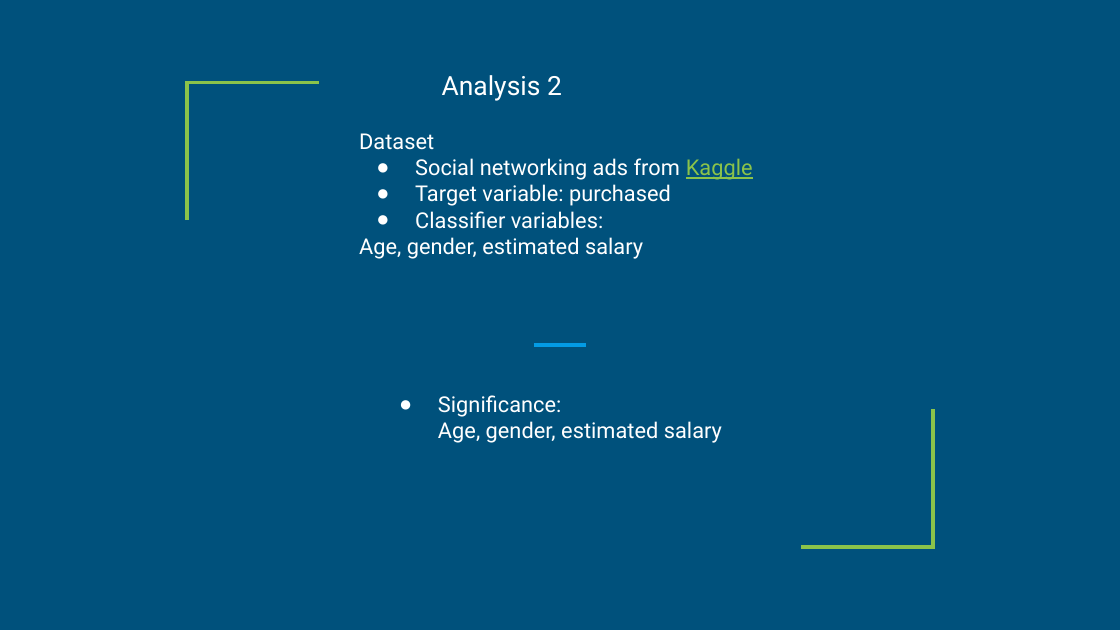
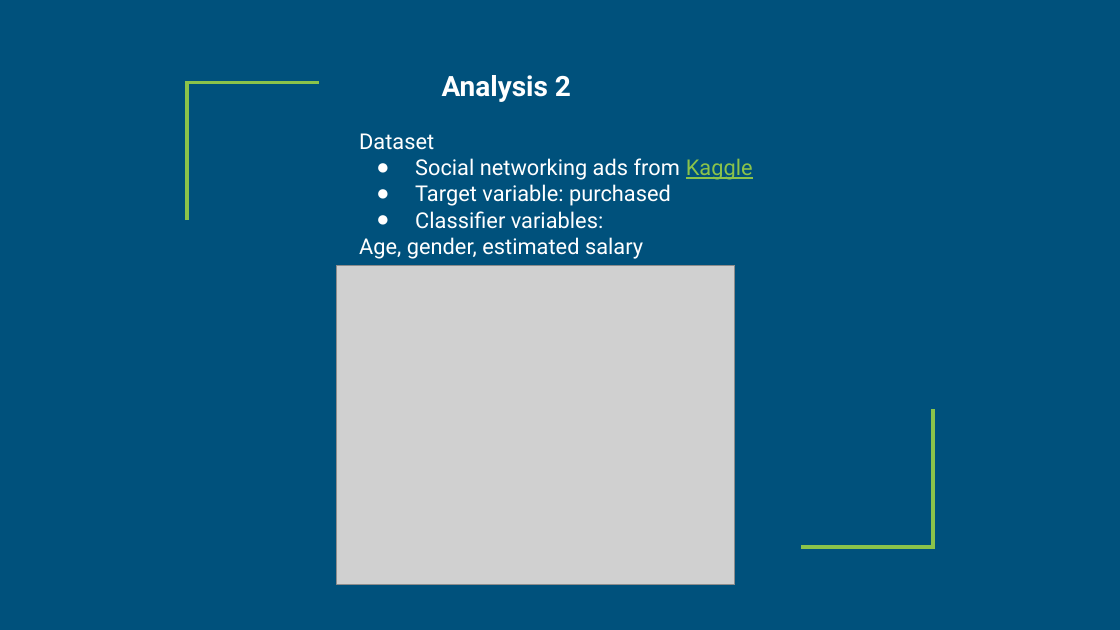
Before and after one commit to meghkc/CS5830-Project7, a slide deck: slide 7 of Project-7 Presentation.pptx. Drawn at 1120x630 pixels with LibreOffice and Linux fonts; fonts in the diff are those of the drawing; grey boxes stand for pictures. Boxes give left, top, right and bottom in pixels: in the first picture for what was removed or moved away, otherwise in the second. Text is boxed around its words. In the diff, an @@ line names an element or a change of style, - is before the commit and + after.

Commit message:
final ppt added

```diff
--- a/Project-7 Presentation.pptx
+++ b/Project-7 Presentation.pptx
@@ text "Analysis 2" at [442,75,571,102]: size 17 to 18 pt, bold on @@
@@ picture added at [337,265,735,585] @@
@@ line removed from (534, 345) to (586, 345) @@
@@ text removed at [438,395,722,443] @@
-● Significance:
-  Age, gender, estimated salary
```
Also in this commit, not shown: 1 other slide changed, 1 slide added.
